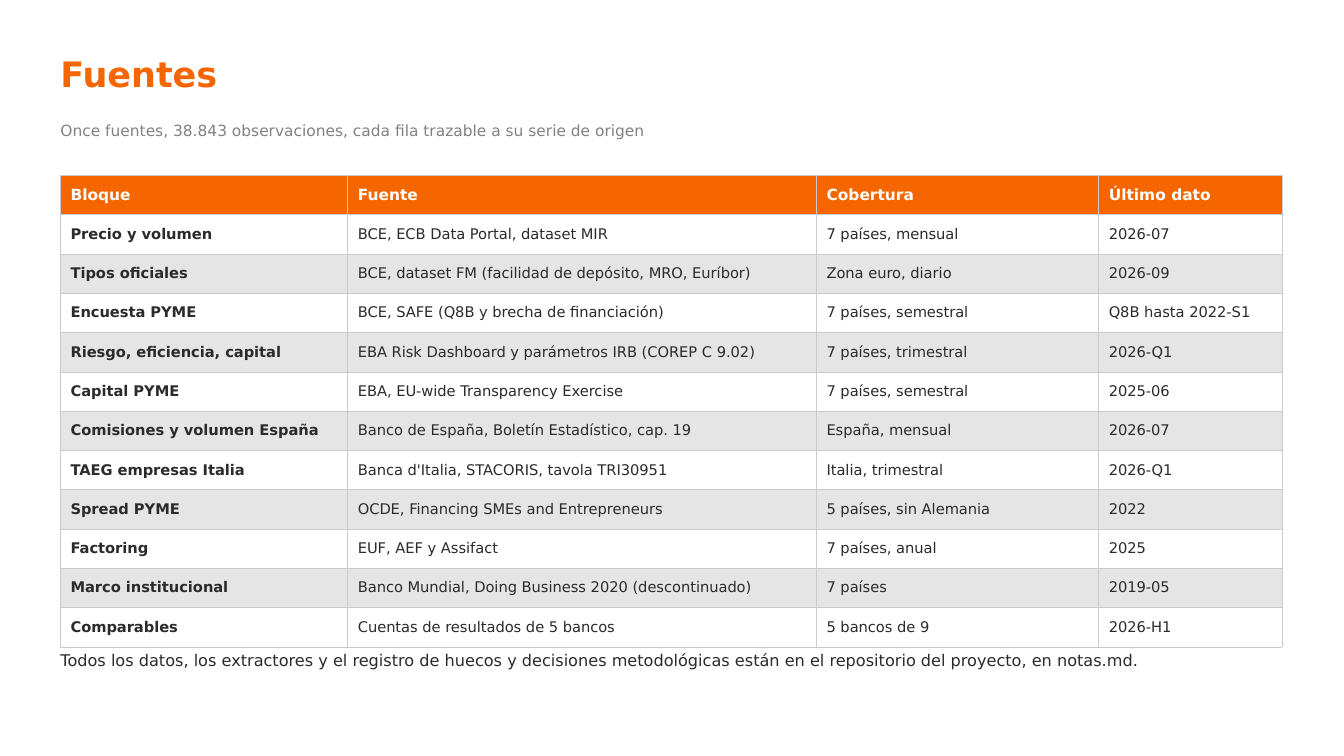
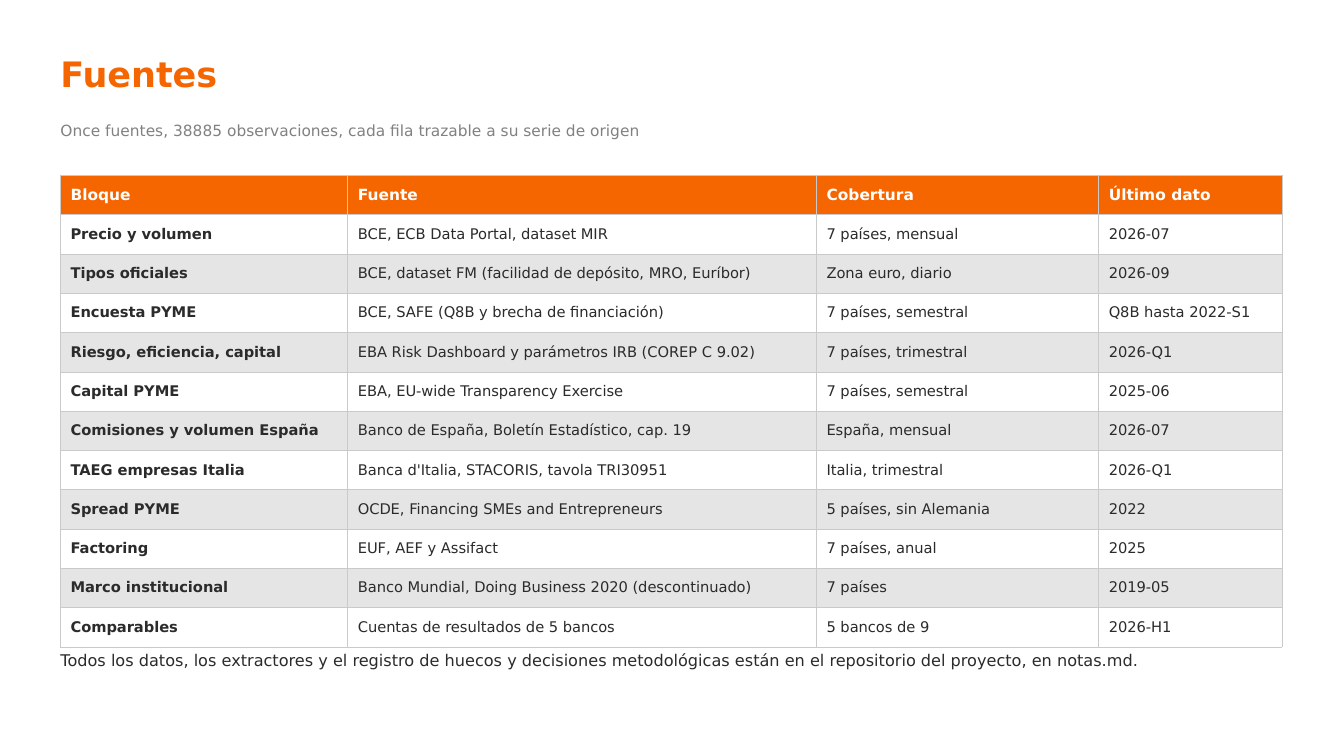
Before and after one commit to agomez2812-lang/sturdy-barnacle, a slide deck: slide 27 of pres/rentabilidad_pyme.pptx (slide 26 before the commit). Drawn at 1344x756 pixels with LibreOffice and Linux fonts; fonts in the diff are those of the drawing. Boxes give left, top, right and bottom in pixels: in the first picture for what was removed or moved away, otherwise in the second. Text is boxed around its words. In the diff, an @@ line names an element or a change of style, - is before the commit and + after.

```diff
--- a/pres/rentabilidad_pyme.pptx
+++ b/pres/rentabilidad_pyme.pptx
@@ text at box(60, 124, 639, 139): text changed @@
-Once fuentes, 38.843 observaciones, cada fila trazable a su serie de origen
+Once fuentes, 38885 observaciones, cada fila trazable a su serie de origen
```
Also in this commit, not shown: 16 other slides changed, 1 slide added, 7 other files.
